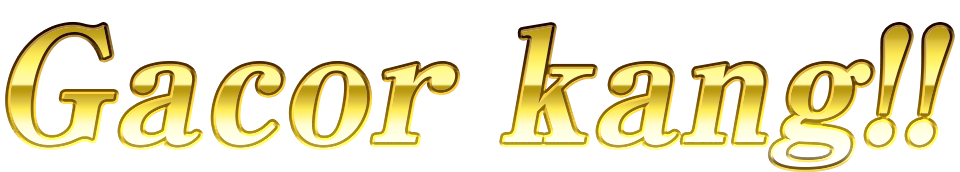
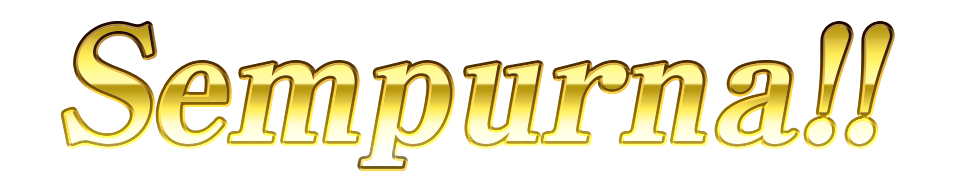
Layered file, before and after one edit (960 x 172). Changes by layer:
hid "Gacor kang!! stroke" over bbox(5, 21, 955, 172)
added layer "Sempurna!! stroke" above "Sempurna!!" over bbox(60, 20, 895, 172)
renamed "Gacor kang!!" to "Sempurna!!", painted on it over bbox(10, 25, 950, 167)
